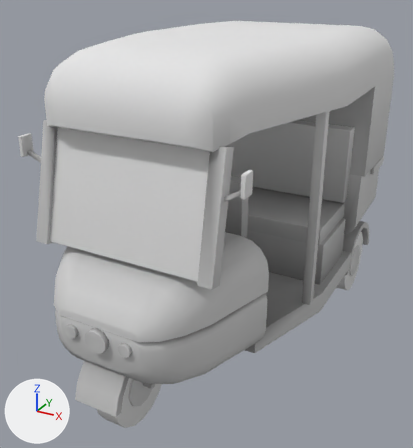
One commit to the glTF model assets/models/jodhpur/vehicles/tuktuk.glb: the scene before it, then after it.
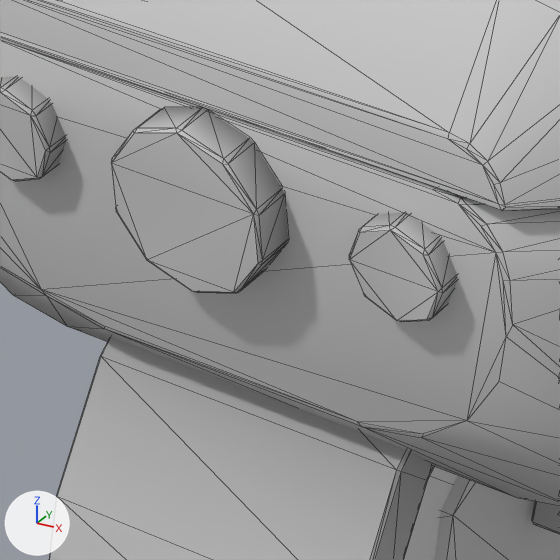
Each version is shown whole from a 50 mm camera at (1.45, -2.88, 2.1) aimed at (-0.06, -0.12, 0.72), then close up on the part from 17% to 35% of the width and 70% to 87% of the height. Every picture has the same lights, and +X, +Y and +Z are marked at lower left. The older version's two pictures come first. The close-ups show mesh edges as thin lines. Vertices at exactly the same position are counted once.

The first close-up shows 'Tuktuk_Body', 'Wheel_Front'.
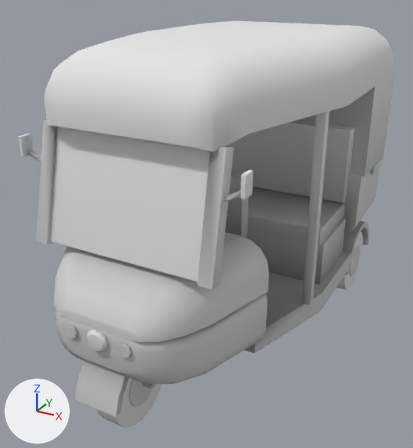
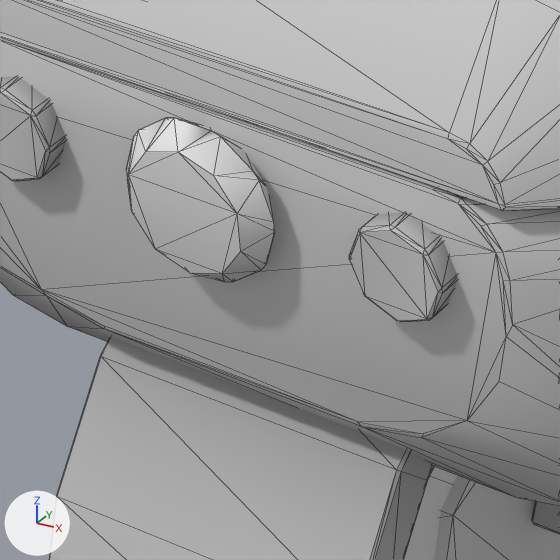
Diff of the bpy script that builds the scene:
```diff
--- a/assets/models/jodhpur/vehicles/tuktuk.glb.py
+++ b/assets/models/jodhpur/vehicles/tuktuk.glb.py
@@ me_tuktuk_body @@
 # used by ob_tuktuk_body; location = (0.0, 0.0, 0.0)
-me_tuktuk_body.from_pydata(...)  # 1422 vertices, 2708 faces; spans x -0.69..0.69, y -1.31..1.31, z 0.21..1.51
+me_tuktuk_body.from_pydata(...)  # 1314 vertices, 2504 faces; spans x -0.69..0.69, y -1.31..1.31, z 0.21..1.51
+# me_tuktuk_body part 1: the loose piece of 60 vertices spanning x -0.06..0.06, y -1.27..-1.24, z 0.54..0.66 is deleted
+# me_tuktuk_body part 2
+# 36 faces are deleted
+# 36 new faces join them
+# other edits to the shape of me_tuktuk_body do not show in these pictures
 me_tuktuk_body.materials.append(mat_paletteatlas)
@@ me_tuktuk_lamp_head @@
+me_tuktuk_lamp_head.from_pydata(...)  # 56 vertices, 108 faces; spans x -0.0571..0.0571, y -1.2659..-1.2359, z 0.5446..0.6554
+me_tuktuk_lamp_head.materials.append(mat_paletteatlas)
@@ ob_tuktuk_lamp_head @@
+ob_tuktuk_lamp_head = bpy.data.objects.new('Tuktuk_Lamp_Head', me_tuktuk_lamp_head)
+ob_tuktuk_lamp_head.location = (0.0, 0.0, 0.0)
```

Changed parts and their boxes [x1, y1, x2, y2] in the close-ups (560 x 560 px; the box of a moved part takes in the faces that stretch with it):
'Tuktuk_Lamp_Head', added: after [126, 118, 275, 282]
part 1 of me_tuktuk_body, deleted: before [111, 107, 288, 293]
part 2 of me_tuktuk_body, moved or reshaped: [0, 105, 457, 321] in both
